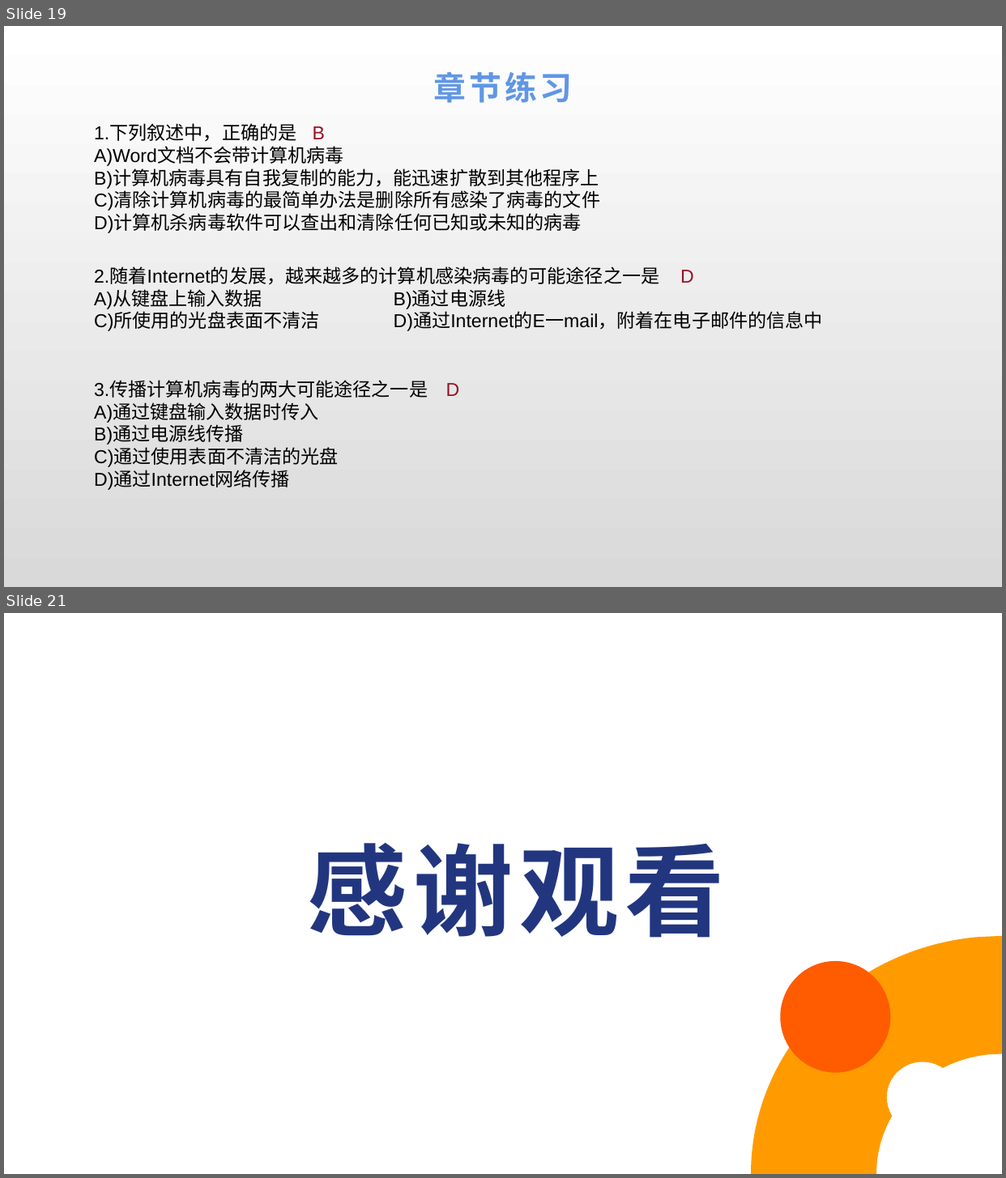
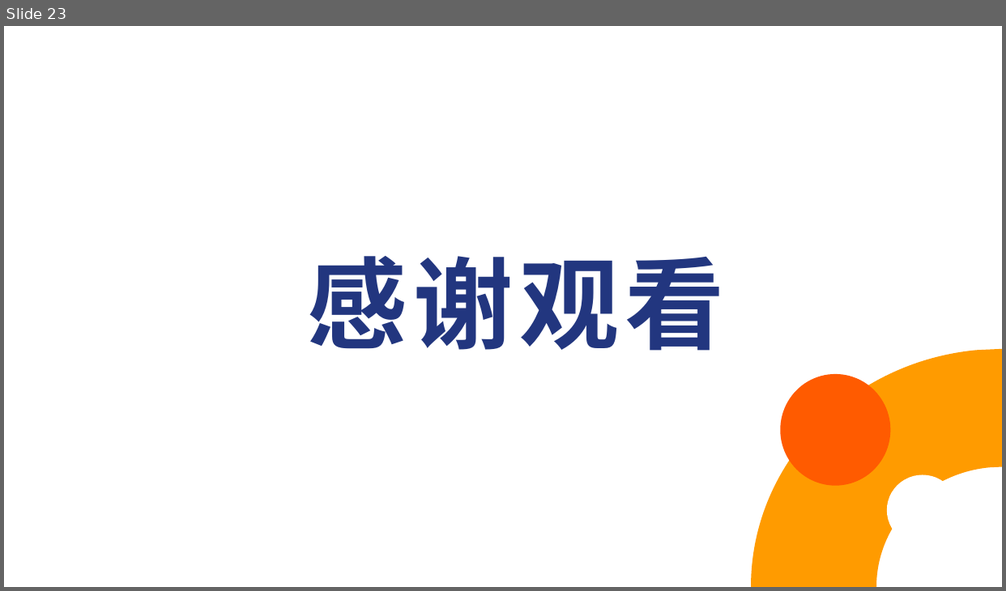
Before and after one commit to cckmit/typora-note, a slide deck: 计算机基础知识/计算机基础/计算机基础知识_第5章.pptx. Shown one above the other, each under a label of ours: slides 19 and 21 before the commit, slide 23 after it; the slides between them are not shown. The pictures are 1006x1178 and 1006x591 pixels, drawn with LibreOffice and Linux fonts; fonts in the diff are those of the drawing; background and template pictures are left out. Boxes give left, top, right and bottom in pixels: in the first picture for what was removed or moved away, otherwise in the second. Text is boxed around its words. In the diff, an @@ line names an element or a change of style, - is before the commit and + after.

```diff
--- a/计算机基础知识/计算机基础/计算机基础知识_第5章.pptx
+++ b/计算机基础知识/计算机基础/计算机基础知识_第5章.pptx
@@ slide 19 removed at bbox=[4, 26, 1002, 587], background gradient #FFFFFF to #D9D9D9 @@
@@ title removed at bbox=[434, 72, 573, 103] @@
-章节练习
@@ text removed at bbox=[94, 125, 600, 233] @@
-1.下列叙述中，正确的是
-A)Word文档不会带计算机病毒
-B)计算机病毒具有自我复制的能力，能迅速扩散到其他程序上
-C)清除计算机病毒的最简单办法是删除所有感染了病毒的文件
-D)计算机杀病毒软件可以查出和清除任何已知或未知的病毒
@@ text removed at bbox=[313, 126, 325, 139] @@
-B
@@ text removed at bbox=[94, 268, 823, 331] @@
-2.随着Internet的发展，越来越多的计算机感染病毒的可能途径之一是
-A)从键盘上输入数据 B)通过电源线
-C)所使用的光盘表面不清洁 D)通过Internet的E一mail，附着在电子邮件的信息中
@@ text removed at bbox=[680, 270, 694, 283] @@
-D
@@ text removed at bbox=[94, 382, 428, 490] @@
-3.传播计算机病毒的两大可能途径之一是
-A)通过键盘输入数据时传入
-B)通过电源线传播
-C)通过使用表面不清洁的光盘
-D)通过Internet网络传播
@@ text removed at bbox=[446, 383, 460, 396] @@
-D
@@ what was slide 21 is now slide 23 @@
```
Also in this commit, not shown: 2 slides changed, 18 slides added, 15 other slides removed, 3 other files.
